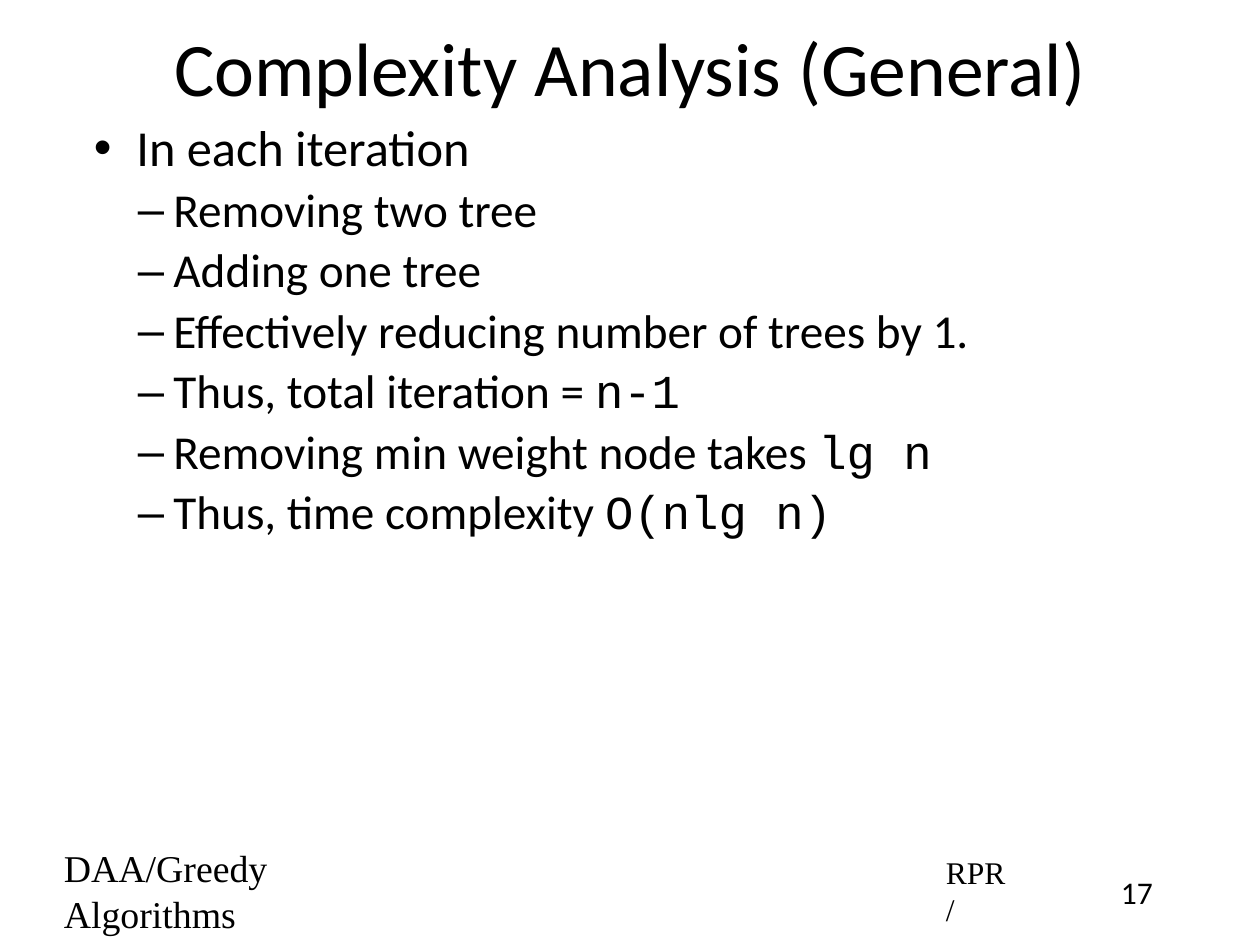
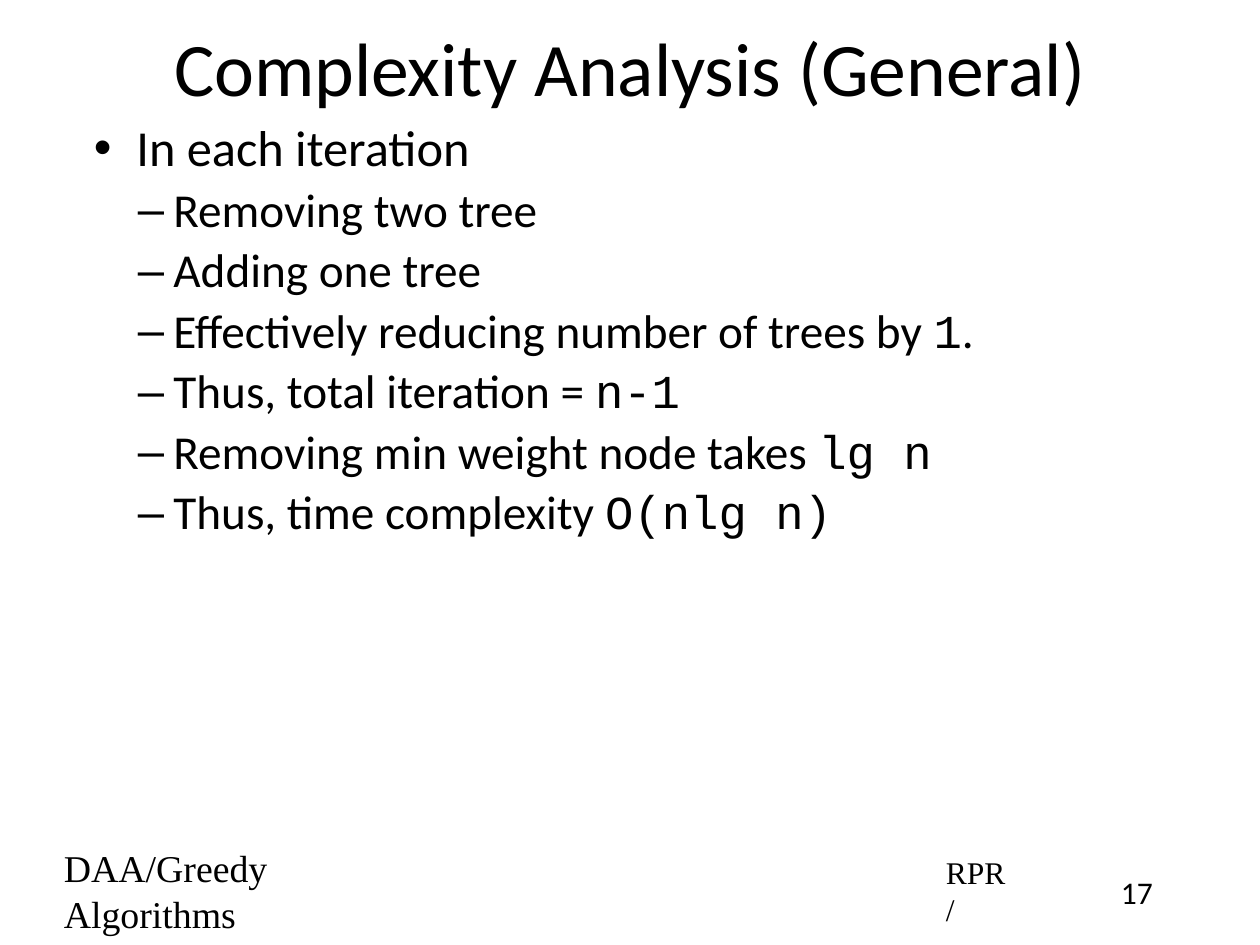
Before and after one commit to rprustagi/2019-17CS43-DAA, a slide deck: slide 17 of Slides-RPR/2019-H1-DAA-L27-Greedy-Algo-Huffman-Codes.pptx. Drawn at 1260x945 pixels with LibreOffice and Linux fonts; fonts in the diff are those of the drawing. Boxes give left, top, right and bottom in pixels: in the first picture for what was removed or moved away, otherwise in the second. Text is boxed around its words. In the diff, an @@ line names an element or a change of style, - is before the commit and + after.

```diff
--- a/Slides-RPR/2019-H1-DAA-L27-Greedy-Algo-Huffman-Codes.pptx
+++ b/Slides-RPR/2019-H1-DAA-L27-Greedy-Algo-Huffman-Codes.pptx
@@ text at <box>173,315,974,356</box>: font Calibri to Courier New in "1." @@
```
Also in this commit, not shown: 2 other slides changed, 1 slide removed, 2 other files.
